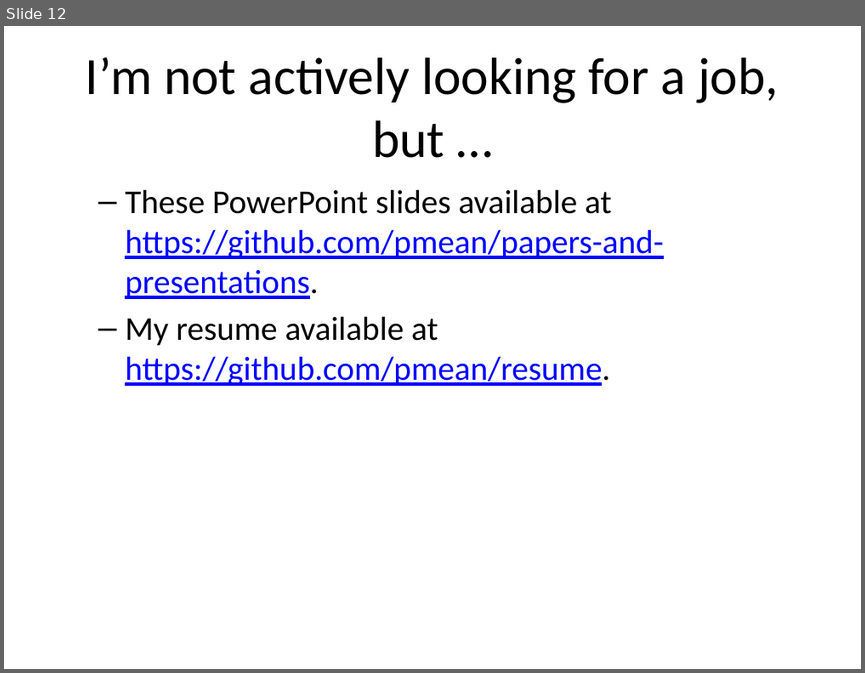
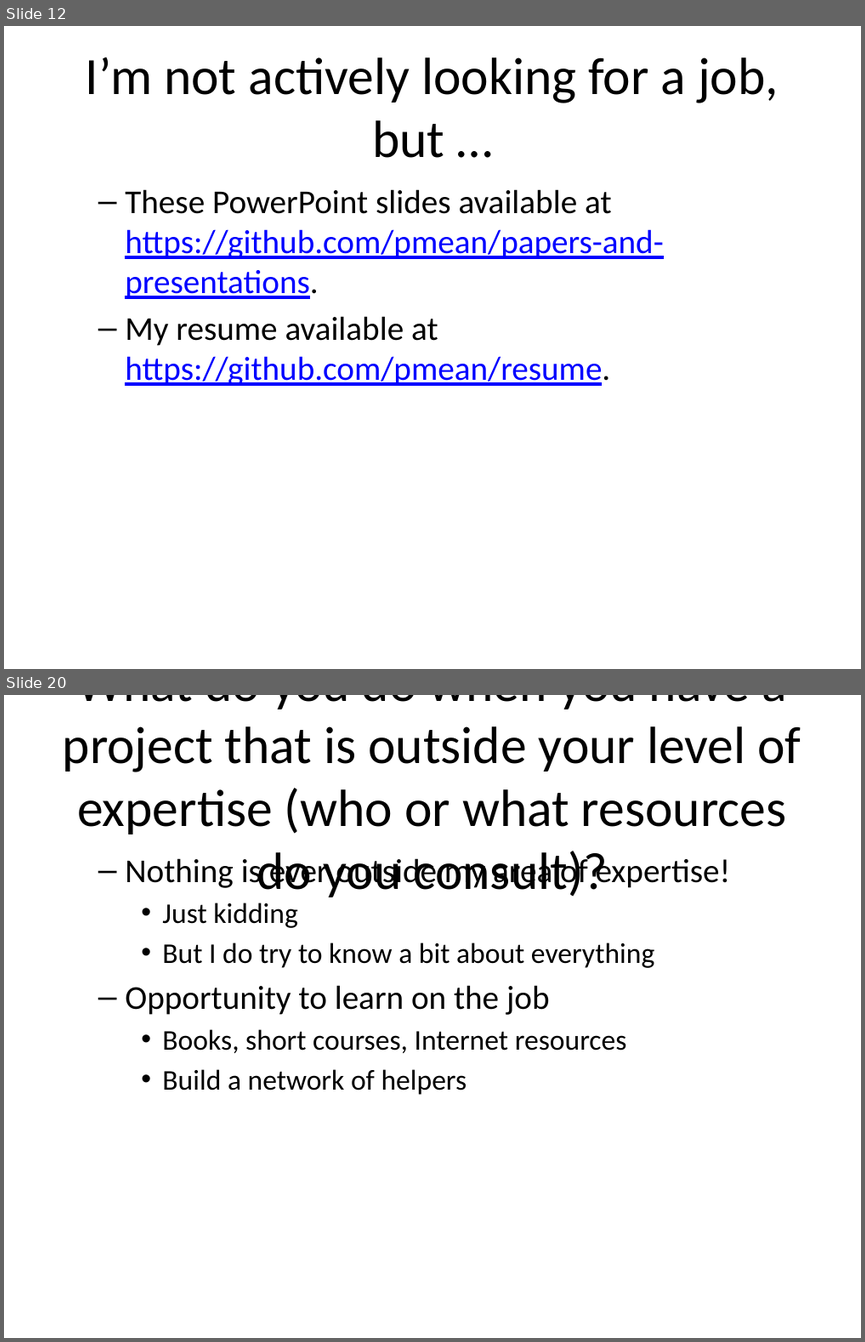
Before and after one commit to pmean/papers-and-presentations, a slide deck: consulting-careers/introduction.pptx. Shown one above the other, each under a label of ours: slide 12 before the commit, slides 12 and 20 after it; the slides between them are not shown. The pictures are 865x673 and 865x1342 pixels, drawn with LibreOffice and Linux fonts; fonts in the diff are those of the drawing. Boxes give left, top, right and bottom in pixels: in the first picture for what was removed or moved away, otherwise in the second. Text is boxed around its words. In the diff, an @@ line names an element or a change of style, - is before the commit and + after.

```diff
--- a/consulting-careers/introduction.pptx
+++ b/consulting-careers/introduction.pptx
@@ slide 20 added at <box>4,695,861,1338</box>, background #FFFFFF @@
@@ title added at <box>63,695,800,897</box>, 44 pt, text #000000 @@
+What do you do when you have a project that is outside your level of expertise (who or what resources do you consult)?
@@ text added at <box>125,854,731,1095</box>, 24 pt, text #000000 @@
+  – Nothing is ever outside my area of expertise!
+    • Just kidding
+    • But I do try to know a bit about everything
+  – Opportunity to learn on the job
+    • Books, short courses, Internet resources
+    • Build a network of helpers
```
Also in this commit, not shown: 9 other slides added, 2 other files.
